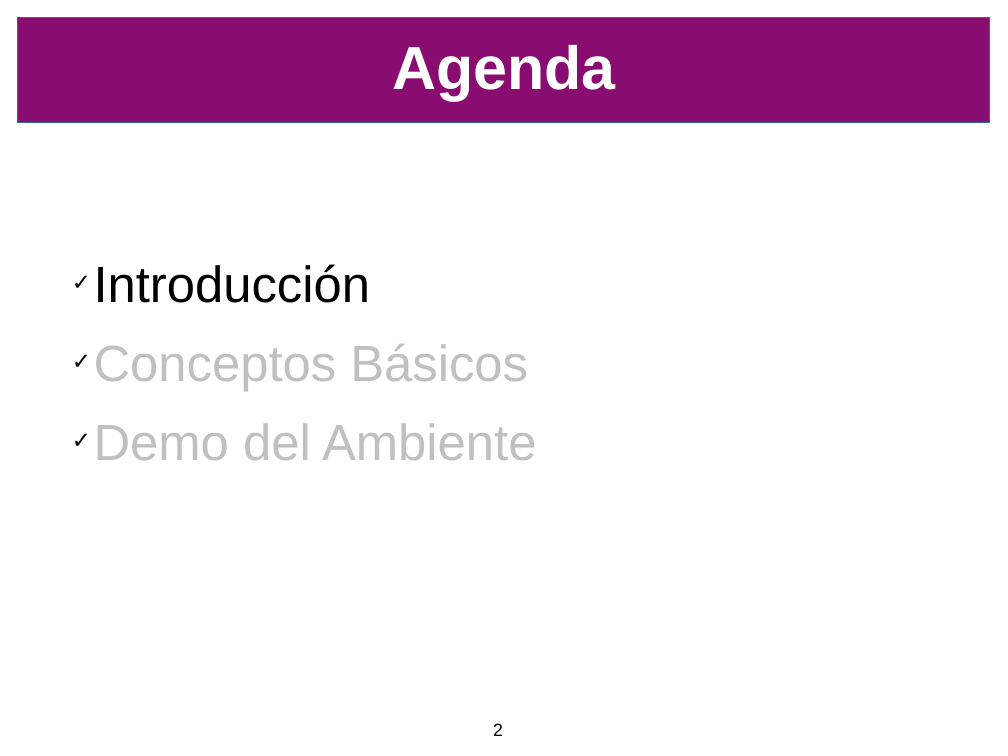
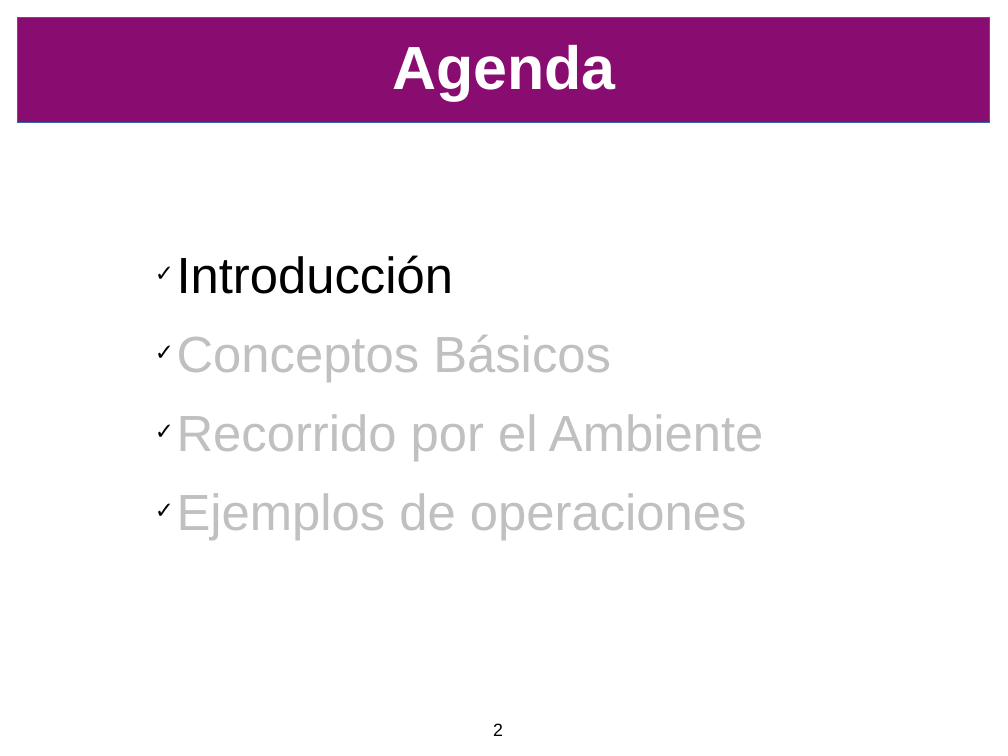
Before and after one commit to SIU-Toba/framework, a slide deck: slide 2 of doc/presentacion/CafeConf2006.odp. Drawn at 1008x756 pixels with LibreOffice and Linux fonts; fonts in the diff are those of the drawing; background and template pictures are left out. Boxes give left, top, right and bottom in pixels: in the first picture for what was removed or moved away, otherwise in the second. Text is boxed around its words. In the diff, an @@ line names an element or a change of style, - is before the commit and + after.

```diff
--- a/doc/presentacion/CafeConf2006.odp
+++ b/doc/presentacion/CafeConf2006.odp
@@ text "Introducción": place and size @@
-text "Introducción" at <box>94,264,536,460</box>
+text "Introducción" at <box>177,255,763,540</box>
@@ text at <box>177,414,763,540</box>: text changed @@
-✓ Demo del Ambiente
+✓ Recorrido por el Ambiente
+✓ Ejemplos de operaciones
```
Also in this commit, not shown: 13 other slides changed, 10 slides added, 2 slides removed.
